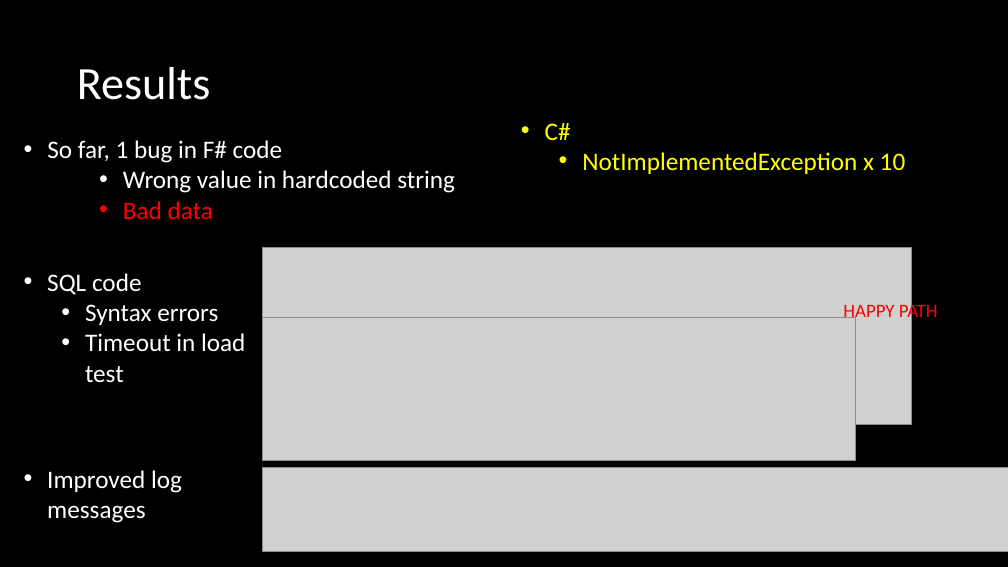
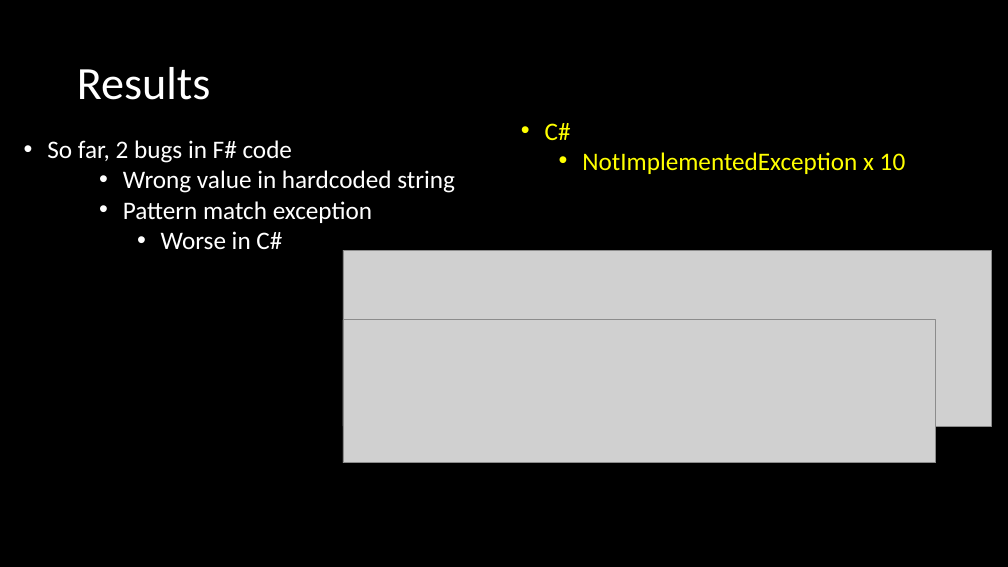
Before and after one commit to jaydpather/FSharpETLDemo, a slide deck: slide 8 of presentations/FSharpETLDemo.pptx (slide 10 before the commit). Drawn at 1008x567 pixels with LibreOffice and Linux fonts; fonts in the diff are those of the drawing; grey boxes stand for pictures. Boxes give left, top, right and bottom in pixels: in the first picture for what was removed or moved away, otherwise in the second. Text is boxed around its words. In the diff, an @@ line names an element or a change of style, - is before the commit and + after.

```diff
--- a/presentations/FSharpETLDemo.pptx
+++ b/presentations/FSharpETLDemo.pptx
@@ text at (x1=47, y1=140, x2=293, y2=163): text changed @@
-• So far, 1 bug in F# code
+• So far, 2 bugs in F# code
@@ text at (x1=123, y1=201, x2=372, y2=250): text changed; text colour #FF0000 to #FFFFFF @@
-    • Bad data
+    • Pattern match exception
+      • Worse in C#
@@ picture moved from (x1=263, y1=248, x2=912, y2=424) to (x1=343, y1=250, x2=992, y2=426) @@
@@ text removed at (x1=47, y1=273, x2=245, y2=383) @@
-• SQL code
-  • Syntax errors
-  • Timeout in load test
@@ picture moved from (x1=263, y1=318, x2=856, y2=461) to (x1=343, y1=320, x2=936, y2=463) @@
@@ text removed at (x1=843, y1=302, x2=938, y2=323) @@
-HAPPY PATH
@@ text removed at (x1=47, y1=470, x2=182, y2=523) @@
-• Improved log messages
@@ picture removed at (x1=263, y1=467, x2=1008, y2=551) @@
```
Also in this commit, not shown: 4 other slides changed, 3 slides added, 3 slides removed, 5 other files.
